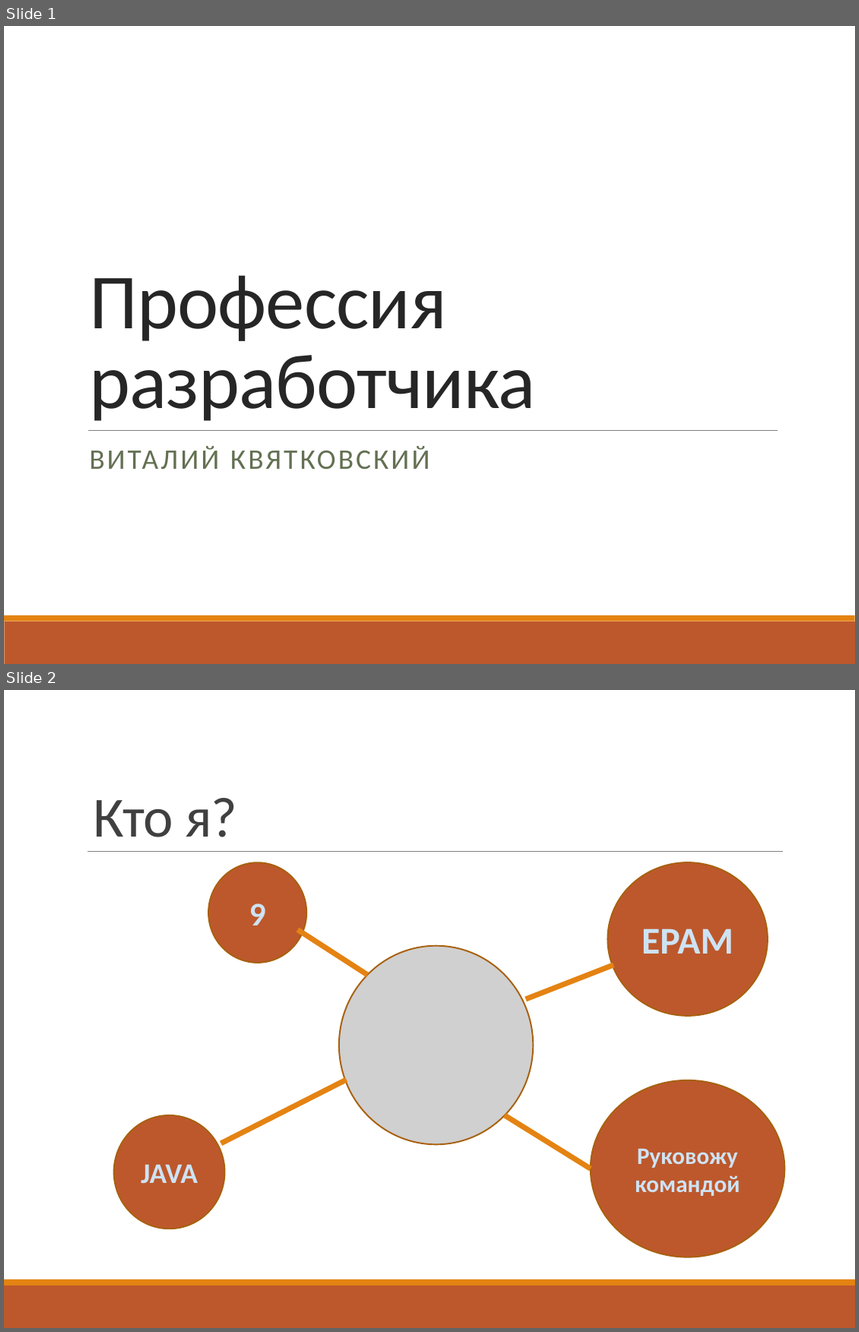
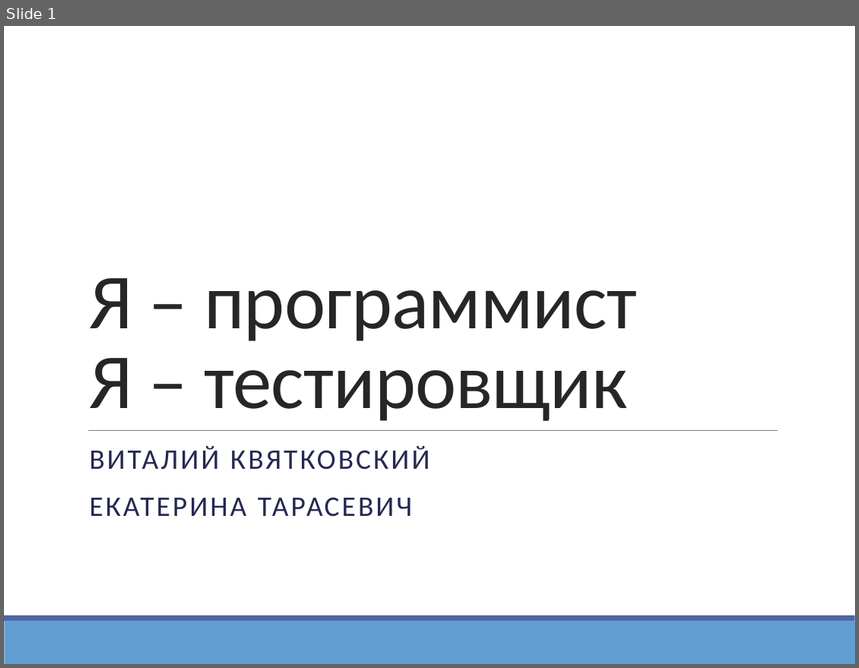
Before and after one commit to vitali-kviatkouski/personal, a slide deck: epamkids/EPAMKids.pptx. Shown one above the other, each under a label of ours: slides 1 and 2 before the commit, slide 1 after it. The pictures are 859x1332 and 859x668 pixels, drawn with LibreOffice and Linux fonts; fonts in the diff are those of the drawing; grey boxes stand for pictures. Boxes give left, top, right and bottom in pixels: in the first picture for what was removed or moved away, otherwise in the second. Text is boxed around its words. In the diff, an @@ line names an element or a change of style, - is before the commit and + after.

```diff
--- a/epamkids/EPAMKids.pptx
+++ b/epamkids/EPAMKids.pptx
@@ slide 2 removed at (4,690,855,1328), background #FFFFFF; not listed: 2 template elements that a slide beside it also shows @@
@@ title removed at (94,798,237,837) @@
-Кто я?
@@ line removed from (88, 852) to (783, 852) @@
@@ ellipse removed at (208,863,306,964) @@
-9
@@ ellipse removed at (607,863,768,1016) @@
-EPAM
@@ line removed from (297, 930) to (367, 975) @@
@@ picture removed at (339,946,534,1145) @@
@@ line removed from (614, 965) to (526, 999) @@
@@ line removed from (346, 1080) to (221, 1144) @@
@@ ellipse removed at (591,1081,785,1258) @@
-Руковожу командой
@@ ellipse removed at (113,1116,224,1229) @@
-JAVA
@@ line removed from (591, 1170) to (505, 1116) @@
@@ slide 1 changed as well @@
@@ title at (89,278,637,421): text changed @@
-Профессия
-разработчика
+Я – программист
+Я – тестировщик
@@ subtitle at (89,446,430,470): text colour #637052 to #242852 in "ВИТАЛИЙ КВЯТКОВСКИЙ" @@
@@ subtitle at (89,497,412,517): paragraph added @@
+ЕКАТЕРИНА ТАРАСЕВИЧ
@@ rectangle at (4,616,855,622): fill #E48312 to #4A66AC @@
@@ rectangle at (4,622,855,664): fill #BD582C to #629DD1 @@
```
Also in this commit, not shown: 20 other slides changed, 3 slides added, 5 other slides removed.
